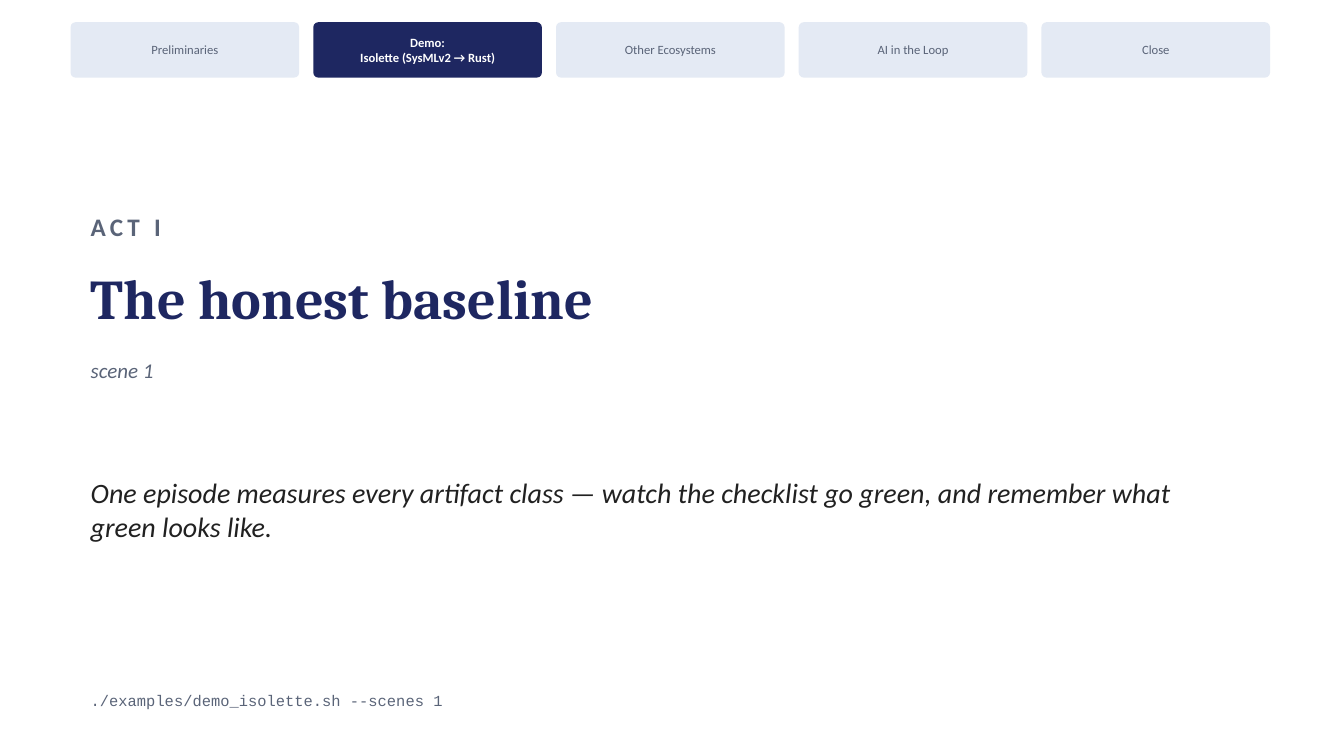
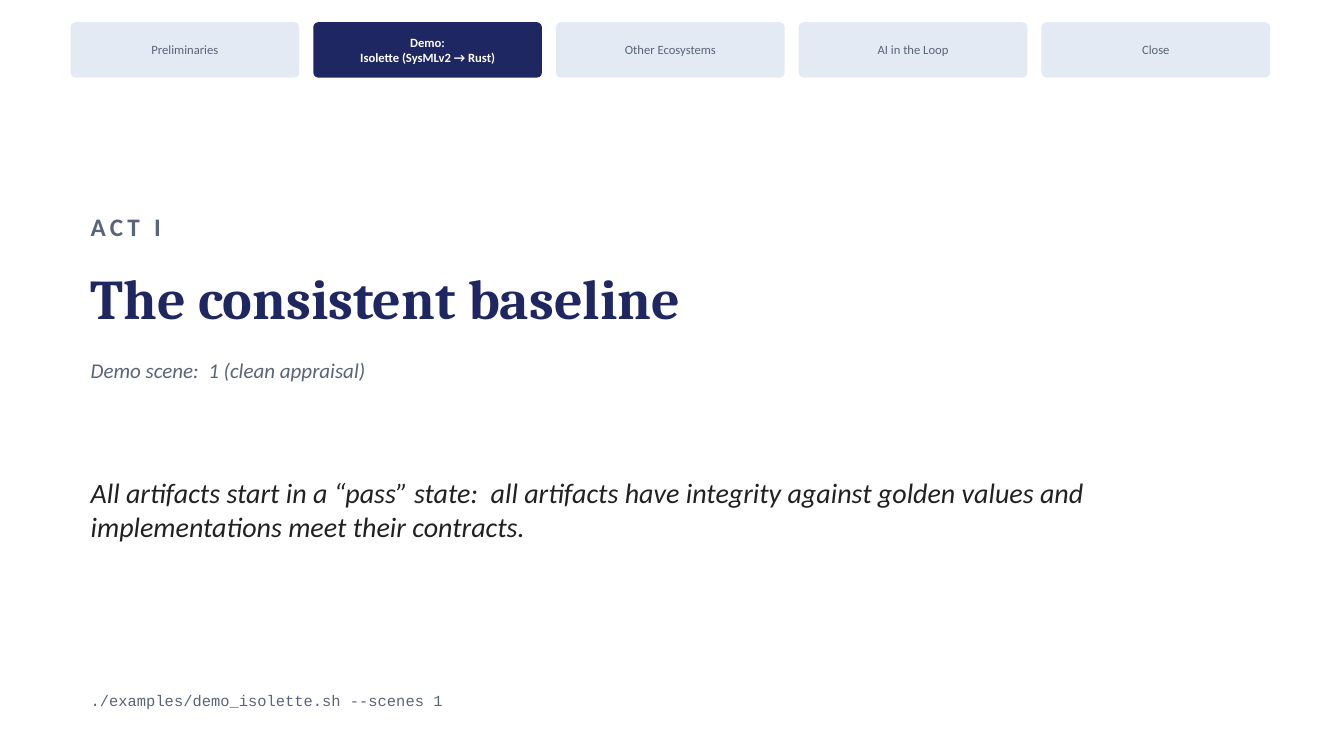
Before and after one commit to ku-sldg/pybb, a slide deck: slide 9 of docs/video_slides_draft.pptx. Drawn at 1344x756 pixels with LibreOffice and Linux fonts; fonts in the diff are those of the drawing. Boxes give left, top, right and bottom in pixels: in the first picture for what was removed or moved away, otherwise in the second. Text is boxed around its words. In the diff, an @@ line names an element or a change of style, - is before the commit and + after.

```diff
--- a/docs/video_slides_draft.pptx
+++ b/docs/video_slides_draft.pptx
@@ text at box(91, 280, 680, 320): text changed @@
-The honest baseline
+The consistent baseline
@@ text at box(91, 363, 365, 382): text changed @@
-scene 1
+Demo scene: 1 (clean appraisal)
@@ text at box(91, 483, 1083, 542): text changed @@
-One episode measures every artifact class — watch the checklist go green, and remember what green looks like.
+All artifacts start in a “pass” state: all artifacts have integrity against golden values and implementations meet their contracts.
```
Also in this commit, not shown: 4 other slides changed, 4 other files.
